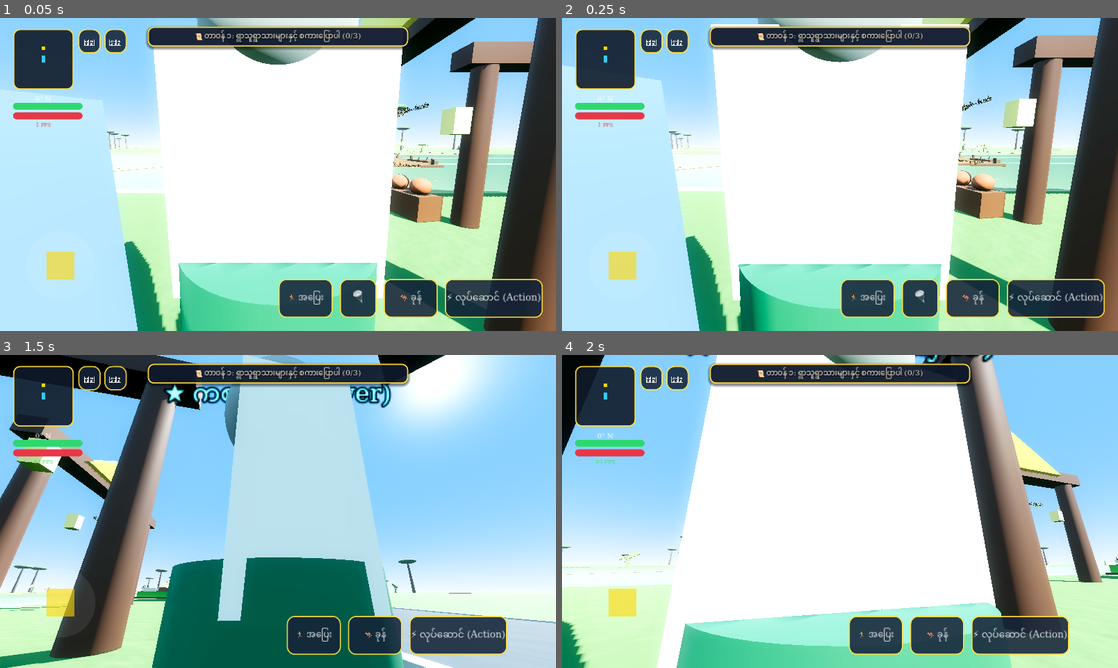
Above: before the commit, frames 1-4 (two rows, left to right).
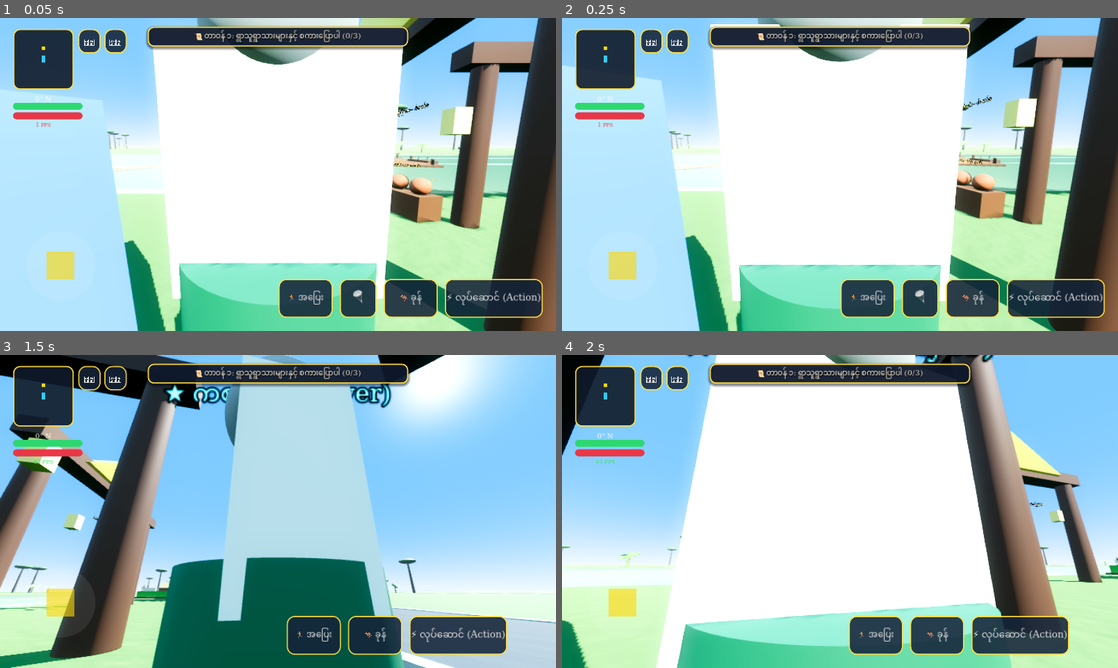
Above: after the commit, the same moments.

Repository: sudohlaingwin/gta-open-world
Game: Godot game, scene res://scenes/world.tscn
Same seed, same stepped clock (60 frames per second), same inputs: the game is played once before the commit and once after it. This scene is started directly instead of the project's main scene.
Inputs (mouse positions are in pixels of both pictures, inside the frame that each line leads up to):
- Up to frame 1 (0.05 s): no input
- Up to frame 2 (0.25 s): no input
- Up to frame 3 (1.5 s): drag from (66, 611) to (333, 442) at 0.52 s; drag from (444, 558) to (250, 574) at 1.27 s
- Up to frame 4 (2 s): no input

The runs differ from the first frame. In frame 1, 1.8% of the frame differs, in the area x 19-97%, y 0-100%; in frame 2, 2.5%, in the area x 14-97%, y 0-100%; in frame 3, 1.5%; in frame 4, 1.0%.

Commit message:
Slice 221: Full 5-Lever Live Graphics Pipeline Integration (Vulkan Mobile / vivo V60)

Diff:
--- a/scripts/settings_panel.gd
+++ b/scripts/settings_panel.gd
@@ -76,6 +76,7 @@
 		graphics_option.add_item("💎 အလွန်မြင့် (Ultra HDR)", 3)
 		var gq = sm.get("graphics_quality")
 		graphics_option.selected = 0 if gq == "smooth" else (2 if gq == "hd" else (3 if gq == "ultra" else 1))
+		apply_graphics_settings(str(gq))
 	if mute_check and sm.get("muted") != null:
 		mute_check.button_pressed = bool(sm.muted)
 	if vibrate_check and sm.get("vibration_enabled") != null:
@@ -127,39 +128,75 @@
 		var modes = ["smooth", "balanced", "hd", "ultra"]
 		sm.graphics_quality = modes[clamp(index, 0, 3)]
 		sm.save_settings()
-		var vp_rid = get_viewport().get_viewport_rid()
-		var env_node = get_tree().get_first_node_in_group("world_env") as WorldEnvironment
-		if not env_node:
-			env_node = get_node_or_null("/root/World/WorldEnvironment") as WorldEnvironment
-		var env = env_node.environment if env_node else null
-
-		if sm.graphics_quality == "smooth":
-			RenderingServer.viewport_set_msaa_3d(vp_rid, RenderingServer.VIEWPORT_MSAA_DISABLED)
-			if env:
-				env.ssao_enabled = false
-				env.ssr_enabled = false
-				env.glow_bloom = 0.1
-		elif sm.graphics_quality == "balanced":
-			RenderingServer.viewport_set_msaa_3d(vp_rid, RenderingServer.VIEWPORT_MSAA_2X)
-			if env:
-				env.ssao_enabled = true
-				env.ssao_radius = 2.0
-				env.ssr_enabled = false
-				env.glow_bloom = 0.18
-		elif sm.graphics_quality == "hd":
-			RenderingServer.viewport_set_msaa_3d(vp_rid, RenderingServer.VIEWPORT_MSAA_2X)
-			if env:
-				env.ssao_enabled = true
-				env.ssao_radius = 3.2
-				env.ssr_enabled = true
-				env.glow_bloom = 0.22
-		elif sm.graphics_quality == "ultra":
-			RenderingServer.viewport_set_msaa_3d(vp_rid, RenderingServer.VIEWPORT_MSAA_4X)
-			if env:
-				env.ssao_enabled = true
-				env.ssao_radius = 4.0
-				env.ssr_enabled = true
-				env.glow_bloom = 0.28
+		apply_graphics_settings(sm.graphics_quality)
+
+func apply_graphics_settings(quality: String) -> void:
+	var vp_rid = get_viewport().get_viewport_rid()
+	var env_node = get_tree().get_first_node_in_group("world_env") as WorldEnvironment
+	if not env_node:
+		env_node = get_node_or_null("/root/World/WorldEnvironment") as WorldEnvironment
+	var env = env_node.environment if env_node else null
+
+	# Lever 1: Directional Sun Shadows & Lever 4: Shadow Filtering
+	var sun = get_tree().root.find_child("SunLight", true, false) as DirectionalLight3D
+
+	if quality == "smooth":
+		# Low / Smooth: 60 FPS mobile performance priority
+		RenderingServer.viewport_set_msaa_3d(vp_rid, RenderingServer.VIEWPORT_MSAA_DISABLED)
+		RenderingServer.viewport_set_scaling_3d_scale(vp_rid, 0.75)
+		if sun:
+			sun.shadow_enabled = false
+		if env:
+			env.ssao_enabled = false
+			env.ssr_enabled = false
+			env.ssil_enabled = false
+			env.glow_bloom = 0.08
+			env.volumetric_fog_enabled = false
+	elif quality == "balanced":
+		# Balanced: Default solid mobile fidelity
+		RenderingServer.viewport_set_msaa_3d(vp_rid, RenderingServer.VIEWPORT_MSAA_2X)
+		RenderingServer.viewport_set_scaling_3d_scale(vp_rid, 0.88)
+		if sun:
+			sun.shadow_enabled = true
+			sun.directional_shadow_mode = DirectionalLight3D.SHADOW_PARALLEL_2_SPLITS
+		if env:
+			env.ssao_enabled = true
+			env.ssao_radius = 2.0
+			env.ssao_intensity = 1.5
+			env.ssr_enabled = false
+			env.ssil_enabled = false
+			env.glow_bloom = 0.16
+			env.volumetric_fog_enabled = false
+	elif quality == "hd":
+		# HD: PUBG Mobile high-tier visual fidelity
+		RenderingServer.viewport_set_msaa_3d(vp_rid, RenderingServer.VIEWPORT_MSAA_2X)
+		RenderingServer.viewport_set_scaling_3d_scale(vp_rid, 1.0)
+		if sun:
+			sun.shadow_enabled = true
+			sun.directional_shadow_mode = DirectionalLight3D.SHADOW_PARALLEL_4_SPLITS
+		if env:
+			env.ssao_enabled = true
+			env.ssao_radius = 3.2
+			env.ssao_intensity = 2.4
+			env.ssr_enabled = true
+			env.ssil_enabled = true
+			env.glow_bloom = 0.22
+			env.volumetric_fog_enabled = true
+	elif quality == "ultra":
+		# Ultra HDR: vivo V60 flagship showcase
+		RenderingServer.viewport_set_msaa_3d(vp_rid, RenderingServer.VIEWPORT_MSAA_4X)
+		RenderingServer.viewport_set_scaling_3d_scale(vp_rid, 1.0)
+		if sun:
+			sun.shadow_enabled = true
+			sun.directional_shadow_mode = DirectionalLight3D.SHADOW_PARALLEL_4_SPLITS
+		if env:
+			env.ssao_enabled = true
+			env.ssao_radius = 4.0
+			env.ssao_intensity = 3.0
+			env.ssr_enabled = true
+			env.ssil_enabled = true
+			env.glow_bloom = 0.28
+			env.volumetric_fog_enabled = true
 
 func _on_vibrate_toggled(pressed: bool) -> void:
 	var sm = _sm()
Not shown, changed: COLLAB.md
